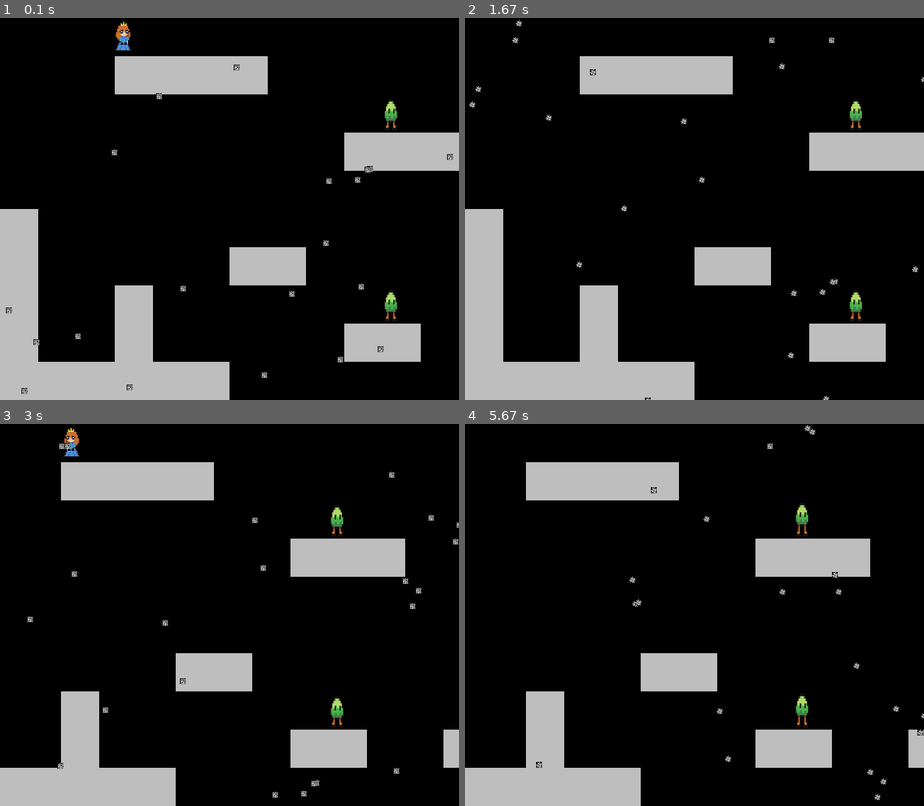
Above: before the commit, frames 1-4 (two rows, left to right).
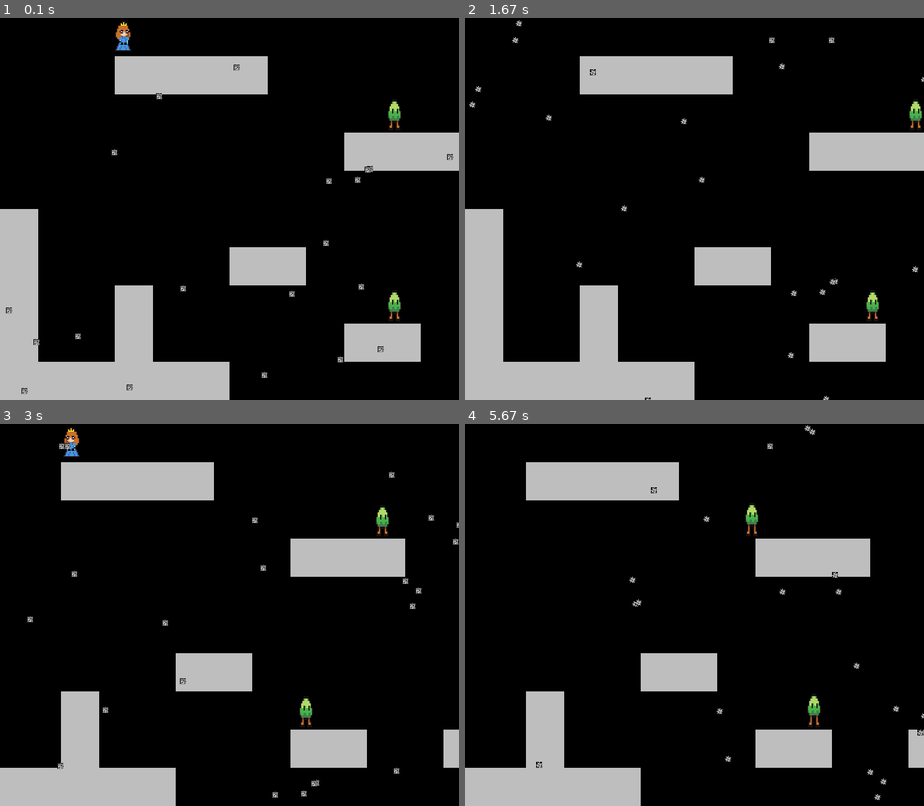
Above: after the commit, the same moments.

Repository: msaelices/pygames-experiments
Game: pygame game, started from frozen-platformer/main.py
Two runs of this game, one before a commit and one after it. Both use one fixed random seed, a clock stepped at 60 frames per second and the inputs below.
Inputs:
- Up to frame 1 (0.1 s): no input
- Up to frame 2 (1.67 s): tap Space at 0.33, 0.73, 1.03, 1.23, 1.57 s; hold Right 0.67-1.13 s; hold Up 1.17-1.47 s; hold Right from 1.5 s (still down)
- Up to frame 3 (3 s): tap Space at 1.87, 2.07, 2.37, 2.63, 2.93 s; release Right at 1.97 s; hold Left 2-2.53 s; hold Left 2.57-2.97 s
- Up to frame 4 (5.67 s): hold Up 3-3.37 s; tap Space at 3.07, 3.47, 3.77, 4.13, 4.43, 4.63, 4.93, 5.13, 5.47 s; hold Right 3.4-4.03 s; hold Left 4.07-4.53 s; hold Right 4.57-5.03 s; hold Up 5.07-5.37 s; hold Right from 5.4 s (still down)

The runs differ from the first frame. In frame 1, 0.4% of the frame differs, in the area x 83-88%, y 21-80%; in frame 2, 0.7%; in frame 3, 0.7%; in frame 4, 0.8%, in the area x 60-78%, y 20-80%.

Commit message:
Move enemies, trying not falling off the ground

Diff:
--- a/frozen-platformer/config.py
+++ b/frozen-platformer/config.py
@@ -8,4 +8,5 @@
 SPEED: int = 5
 JUMP_SPEED: int = 30
 BULLET_SPEED: int = 5
+ENEMY_SPEED: int = 1
 OVERLAP_THRESHOLD: int = 40
--- a/frozen-platformer/sprites.py
+++ b/frozen-platformer/sprites.py
@@ -12,7 +12,7 @@
 from pygame.surface import Surface
 
 from config import (
-    BASE_DIR, BULLET_SPEED, JUMP_SPEED, OVERLAP_THRESHOLD,
+    BASE_DIR, BULLET_SPEED, ENEMY_SPEED, JUMP_SPEED, OVERLAP_THRESHOLD,
     SCREEN_HEIGHT, SCREEN_WIDTH, SPEED, TILE_SIZE,
 )
 
@@ -175,7 +175,7 @@
     def __init__(self) -> None:
         super().__init__(self.get_random_pos(initial=True))
 
-    def get_random_pos(self, initial: bool=False) -> tuple[int, int]:
+    def get_random_pos(self, initial: bool = False) -> tuple[int, int]:
         x = randint(0, SCREEN_WIDTH - 1)
         y = randint(0, SCREEN_HEIGHT - 1) if initial else 0
         return (x, y)
@@ -219,6 +219,19 @@
 class Enemy(Entity):
     sprites_dir = 'enemy'
     size = (TILE_SIZE // 2, TILE_SIZE)
+
+    def __init__(self, pos: tuple[int, int]):
+        super().__init__(pos=pos)
+        self.vel_x = ENEMY_SPEED
+
+    def apply_gravity(self, level: Level) -> None:
+        # Overriden to just avoid falling off the ground
+        self.in_ground = self.check_in_ground(level)
+        if not self.in_ground:
+            self.vel_x = -self.vel_x
+
+    def update(self, *args: Any, **kwargs: Any) -> None:
+        super().update(*args, **kwargs)
 
 
 class Player(Entity):
